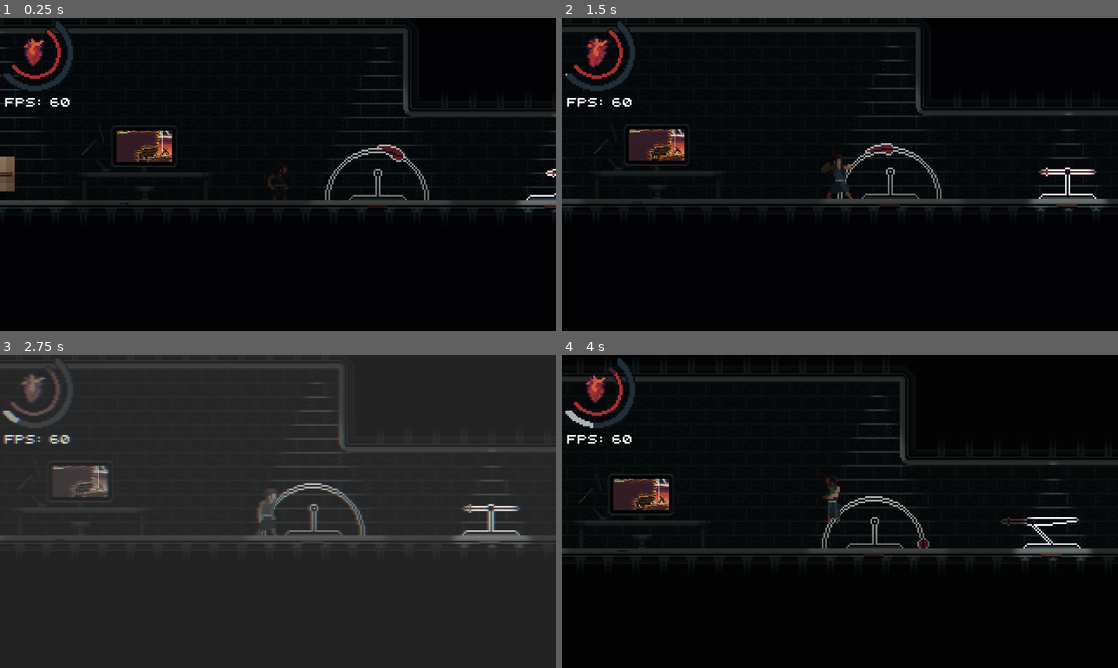
Above: before the commit, frames 1-4 (two rows, left to right).
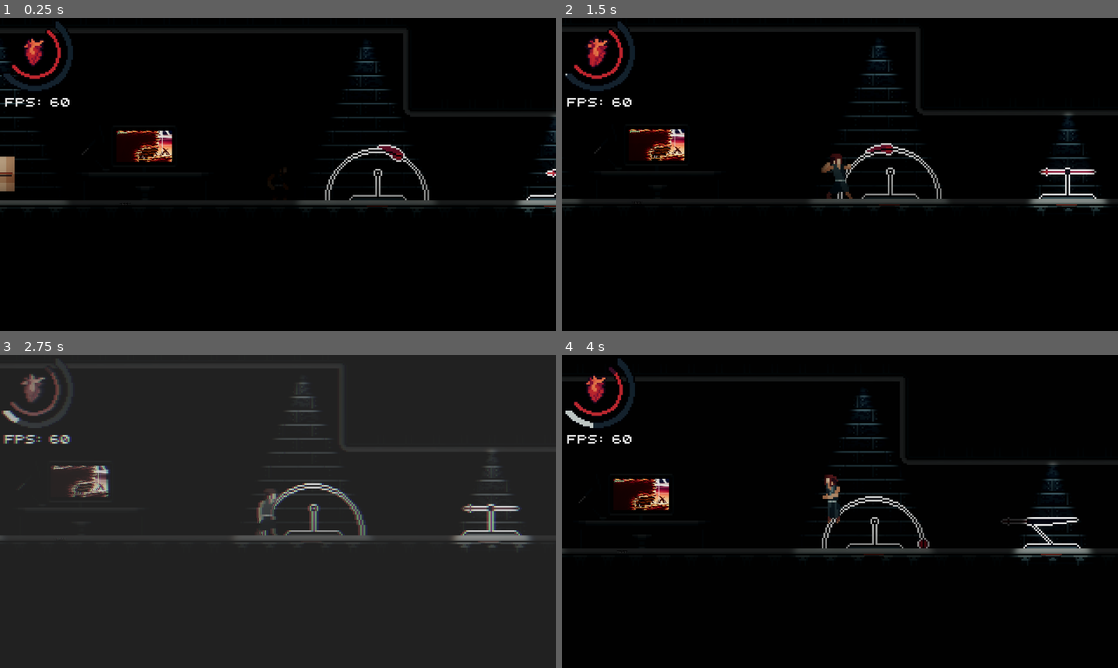
Above: after the commit, the same moments.

Repository: knowdawg/LittleHacker
Game: Godot game, scene res://Levels/TestLevels/eviremental_test.tscn
The game is run twice, just before and just after one commit, with the same random seed, the same clock (stepped at 60 frames per second) and the same inputs.
Inputs (mouse positions are in pixels of both pictures, inside the frame that each line leads up to):
- Up to frame 1 (0.25 s): no input
- Up to frame 2 (1.5 s): tap Enter (SubmitTerminal) at 0.5 s; move the mouse to (962, 158) at 0.52 s; hold D (Right) 0.53-1.25 s; tap / (Terminal) at 0.6 s; click (962, 158) at 0.67 s; tap Space (Jump) at 0.77 s; drag from (728, 190) to (812, 237) at 1.27 s
- Up to frame 3 (2.75 s): move the mouse to (333, 442) at 2.02 s; hold D (Right) from 2.03 s (still down); tap E (Grapple) at 2.1 s; tap / (Terminal) at 2.3 s
- Up to frame 4 (4 s): release D (Right) at 2.75 s; drag from (812, 574) to (639, 492) at 2.77 s; move the mouse to (1006, 558) at 3.52 s; hold A (Left) from 3.53 s (still down); tap Middle mouse button (LockOn) at 3.6 s; tap Space (Jump) at 3.77 s; tap / (Terminal) at 3.8 s

The runs differ from the first frame. In frame 1, 1.9% of the frame differs, in the area x 0-100%, y 4-62%; in frame 2, 1.8%; in frame 3, 0.5%; in frame 4, 1.9%.

Commit message:
more slight optimisations to little game

Diff:
--- a/BigPlayer/big_player.tscn
+++ b/BigPlayer/big_player.tscn
@@ -1446,6 +1446,7 @@
 [node name="ShadowNormalDualLight" parent="." instance=ExtResource("36_d0s3x")]
 visible = false
 texture = ExtResource("37_nv3v6")
+height = null
 layer = 0
 lightsToUse = null
 
--- a/Classes/Game.gd
+++ b/Classes/Game.gd
@@ -9,6 +9,24 @@
 ########
 var inLittleGame : bool = false
 var inBigGame : bool = true
+signal enterBigGame
+signal exitBigGame
+signal enterLittleGame
+signal exitLittleGame
+
+func setGameStatus(littleGame : bool, bigGame : bool):
+	if littleGame != inLittleGame:
+		inLittleGame = littleGame
+		if inLittleGame == true:
+			enterLittleGame.emit()
+		else:
+			exitLittleGame.emit()
+	if bigGame != inBigGame:
+		inBigGame = bigGame
+		if inBigGame == true:
+			enterBigGame.emit()
+		else:
+			exitBigGame.emit()
 ########
 
 #Big Level
--- /dev/null
+++ b/Classes/GameWorldEnvirement/game_world_envirement.gd
@@ -0,0 +1,7 @@
+extends WorldEnvironment
+
+func setEnvironment(e : Environment):
+	environment = e
+
+func clearEnvironment():
+	environment = null
--- /dev/null
+++ b/Classes/GameWorldEnvirement/game_world_envirement.tscn
@@ -0,0 +1,6 @@
+[gd_scene load_steps=2 format=3 uid="uid://pk4dsca7x2m4"]
+
+[ext_resource type="Script" uid="uid://dh3sp53ehgy5d" path="res://Classes/GameWorldEnvirement/game_world_envirement.gd" id="1_h8rby"]
+
+[node name="GameWorldEnvirement" type="WorldEnvironment"]
+script = ExtResource("1_h8rby")
--- a/Classes/SubviewportSetRenderTarget.gd
+++ b/Classes/SubviewportSetRenderTarget.gd
@@ -2,5 +2,18 @@
 
 @export var renderTarget : UpdateMode = UpdateMode.UPDATE_ONCE
 
+@export var fps := 20.0
+
+var t = 0.0
+func _process(delta: float) -> void:
+	if renderTarget == UpdateMode.UPDATE_ALWAYS or renderTarget == UpdateMode.UPDATE_WHEN_VISIBLE:
+		t += delta
+		var frame : float = 1.0 / fps
+		if t >= frame:
+			render_target_update_mode = SubViewport.UPDATE_ONCE
+			t -= frame
+
+
 func _ready() -> void:
 	render_target_update_mode = renderTarget
+	t = randf_range(0, 1.0 / fps)
--- a/Components/ShadowNormalDualLight/shadow_normal_dual_light.gd
+++ b/Components/ShadowNormalDualLight/shadow_normal_dual_light.gd
@@ -27,6 +27,9 @@
 	%Shadows.offset = offset
 	%Normal.offset = offset
 
+	%Shadows.height = height
+	%Normal.height = height
+
 	%Shadows.range_layer_min = layer
 	%Shadows.range_layer_max = layer
 	%Normal.range_layer_min = layer
@@ -37,6 +40,7 @@
 @export var energy : float = 1.0
 @export var color : Color = Color.WHITE
 @export var offset : Vector2 = Vector2.ZERO
+@export var height : float = 0.0
 @export var layer : int = 0
 
 enum lights {Shadows, Normal, Both = -1}
--- a/Components/ShadowNormalDualLight/shadow_normal_dual_light.tscn
+++ b/Components/ShadowNormalDualLight/shadow_normal_dual_light.tscn
@@ -4,7 +4,7 @@
 
 [node name="ShadowNormalDualLight" type="Node2D"]
 script = ExtResource("1_1viiu")
-layer = null
+height = null
 
 [node name="Shadows" type="PointLight2D" parent="."]
 unique_name_in_owner = true
--- /dev/null
+++ b/Levels/DefaultLevel/DefaultBigLevel.gd
@@ -0,0 +1,13 @@
+extends Node2D
+
+@export var environment : Environment
+
+func _ready() -> void:
+	Game.enterBigGame.connect(setEnvirement)
+	setEnvirement()
+
+func setEnvirement():
+	if environment:
+		GameWorldEnvirement.setEnvironment(environment)
+	else:
+		GameWorldEnvirement.clearEnvironment()
--- a/Levels/StarweepCrater/Levels/starweep_crater.tscn
+++ b/Levels/StarweepCrater/Levels/starweep_crater.tscn
@@ -1,6 +1,7 @@
-[gd_scene load_steps=153 format=3 uid="uid://cb2mgf3vv8ptm"]
+[gd_scene load_steps=154 format=3 uid="uid://cb2mgf3vv8ptm"]
 
 [ext_resource type="Script" uid="uid://ccci0j2aa7wf7" path="res://Levels/TestLevels/envirmental_test_sall_level.gd" id="1_4w4bf"]
+[ext_resource type="Environment" uid="uid://dmo71rg36b37b" path="res://Objects/WorldEnvierments/StarweepWorldEnvierment.tres" id="2_w31va"]
 [ext_resource type="PackedScene" uid="uid://n2q3tqtenc73" path="res://Objects/WorldObjects/StarfallDecoration/starfall_shader.tscn" id="4_qqksi"]
 [ext_resource type="Shader" uid="uid://cy6dggw61fpd6" path="res://Assets/Shaders/Textures/starfall_shader.gdshader" id="5_1x65e"]
 [ext_resource type="Gradient" uid="uid://brnbs06x4a1b0" path="res://Palletes/StarfallRedPallete.tres" id="6_53fi3"]
@@ -794,6 +795,7 @@
 lighting = NodePath("SoftLighting")
 backgroundGradient = SubResource("GradientTexture2D_hyfn1")
 backgroundContainers = [NodePath("VeryFar/SubViewportContainer"), NodePath("Far/SubViewportContainer"), NodePath("Mediu …(293 unchanged characters)…
+environment = ExtResource("2_w31va")
 
 [node name="CanvasLayer" type="CanvasLayer" parent="."]
 layer = -1
@@ -822,6 +824,8 @@
 sdf_oversize = 0
 sdf_scale = 0
 size = Vector2i(1024, 512)
+script = ExtResource("6_mbqal")
+renderTarget = 4
 
 [node name="SandstoneEnvirement" parent="Main" instance=ExtResource("14_arq7e")]
 
--- a/Levels/StarweepCrater/Levels/upper_starweep_crater.tscn
+++ b/Levels/StarweepCrater/Levels/upper_starweep_crater.tscn
@@ -1,6 +1,7 @@
-[gd_scene load_steps=77 format=3 uid="uid://bx7i5q252gya5"]
+[gd_scene load_steps=78 format=3 uid="uid://bx7i5q252gya5"]
 
 [ext_resource type="Script" uid="uid://ccci0j2aa7wf7" path="res://Levels/TestLevels/envirmental_test_sall_level.gd" id="1_d1l05"]
+[ext_resource type="Environment" uid="uid://dmo71rg36b37b" path="res://Objects/WorldEnvierments/StarweepWorldEnvierment.tres" id="2_eg4k2"]
 [ext_resource type="PackedScene" uid="uid://dd8erj16sujy" path="res://Objects/WorldObjects/Clouds/clouds.tscn" id="2_oi261"]
 [ext_resource type="PackedScene" uid="uid://rkf2bgau1n04" path="res://Objects/ShaderObjects/soft_lighting.tscn" id="2_y7qh8"]
 [ext_resource type="Shader" uid="uid://21epj0fbrdnh" path="res://Assets/Shaders/Textures/clouds.gdshader" id="3_k3ysf"]
@@ -312,6 +313,7 @@
 lighting = NodePath("SoftLighting")
 backgroundGradient = SubResource("GradientTexture2D_t8d8q")
 backgroundContainers = [NodePath("Paralax/VeryFar/SubViewportContainer"), NodePath("Paralax/Far/SubViewportContainer"), …(255 unchanged characters)…
+environment = ExtResource("2_eg4k2")
 
 [node name="Background" type="CanvasLayer" parent="."]
 layer = -1
@@ -498,10 +500,15 @@
 [node name="Wind" parent="." instance=ExtResource("11_eg4k2")]
 
 [node name="Main" type="SubViewport" parent="."]
-transparent_bg = true
+disable_3d = true
+transparent_bg = true
+handle_input_locally = false
+gui_disable_input = true
 sdf_oversize = 0
 sdf_scale = 0
 size = Vector2i(1000, 720)
+script = ExtResource("4_dsaaq")
+renderTarget = 2
 
 [node name="UpperStarweepCrater" parent="Main" instance=ExtResource("4_4uj70")]
 
--- a/Levels/TestLevels/envirmental_test_sall_level.gd
+++ b/Levels/TestLevels/envirmental_test_sall_level.gd
@@ -29,6 +29,11 @@
 @export var backgroundGradient : GradientTexture2D
 @export var backgroundContainers : Array[SubViewportContainer] = []
 @export_tool_button("Set Backround Gradients", "Callable") var setGradientFog = setFog
+@export_subgroup("WorldEnvironment")
+@export var environment : Environment
+
+func _ready() -> void:
+	Game.enterLittleGame.connect(setEnvirement)
 
 #Called by SceneTransitionManager When the level is ready
 func initializeLevel(sceneData : SceneSwitchData) -> void:
@@ -71,6 +76,13 @@
 		b.material.set_shader_parameter("fog", backgroundGradient)
 
 
+func setEnvirement():
+	if environment:
+		GameWorldEnvirement.setEnvironment(environment)
+	else:
+		GameWorldEnvirement.clearEnvironment()
+
+
 func addProjectile(projectile):
 	projectileSpawnNode.add_child(projectile)
 
--- a/Levels/TestLevels/eviremental_test.tscn
+++ b/Levels/TestLevels/eviremental_test.tscn
@@ -1,7 +1,9 @@
-[gd_scene load_steps=15 format=3 uid="uid://dlfxfm3ebd5n7"]
+[gd_scene load_steps=18 format=3 uid="uid://dlfxfm3ebd5n7"]
 
 [ext_resource type="Texture2D" uid="uid://fno00145fuo4" path="res://Assets/Sprites/EnvirmentTextures/CarcassOfCreation/CarcassOfCreationBleakSetting5.png" id="1_40igy"]
 [ext_resource type="PackedScene" uid="uid://c3bd14h6powqs" path="res://Objects/WorldObjects/Tilemaps/metal_plates_background.tscn" id="1_42e3u"]
+[ext_resource type="Script" uid="uid://boelaba6mmjlw" path="res://Levels/DefaultLevel/DefaultBigLevel.gd" id="1_hhefg"]
+[ext_resource type="Environment" uid="uid://bdw01fcnpxl25" path="res://Objects/WorldEnvierments/TerminalRoomWorldEnvirment.tres" id="2_fs2ln"]
 [ext_resource type="Texture2D" uid="uid://cr2lxc84docfv" path="res://Assets/Sprites/EnvirmentTextures/CarcassOfCreation/CarcassOfCreationBleakSetting4.png" id="2_r2q2l"]
 [ext_resource type="Texture2D" uid="uid://dn63pli4h4pa" path="res://Assets/Sprites/EnvirmentTextures/CarcassOfCreation/CarcassOfCreationBleakSetting3.png" id="3_rfoos"]
 [ext_resource type="PackedScene" uid="uid://cirxwk2d3306d" path="res://BigPlayer/big_player.tscn" id="3_yyfki"]
@@ -14,9 +16,12 @@
 [ext_resource type="Texture2D" uid="uid://daqikqdcqw7ne" path="res://Assets/Sprites/EnvirmentTextures/CarcassOfCreation/CarcassOfCreationBleakSetting1.png" id="11_ksyuk"]
 [ext_resource type="PackedScene" uid="uid://dvjxs21wp267s" path="res://Components/ShadowNormalDualLight/shadow_normal_dual_light.tscn" id="12_r2q2l"]
 [ext_resource type="Texture2D" uid="uid://bfij4l1kiyk57" path="res://Assets/Sprites/DirectionalGradient.png" id="13_rfoos"]
+[ext_resource type="PackedScene" uid="uid://dek8hjta7fnhu" path="res://Objects/WorldEnvierments/TerminalRoomWorldEnvirment.tscn" id="15_ksyuk"]
 
 [node name="EvirementalTest" type="Node2D"]
 texture_filter = 1
+script = ExtResource("1_hhefg")
+environment = ExtResource("2_fs2ln")
 
 [node name="CanvasLayer" type="CanvasLayer" parent="."]
 layer = -103
@@ -37,6 +42,7 @@
 texture = ExtResource("5_41ytb")
 energy = 2.0
 color = Color(0.643137, 0.866667, 0.858824, 1)
+height = 0.0
 layer = -103
 lightsToUse = 1
 
@@ -80,6 +86,7 @@
 texture = ExtResource("5_41ytb")
 energy = 3.0
 color = Color(0.647059, 0.188235, 0.188235, 1)
+height = 0.0
 layer = -101
 lightsToUse = 1
 
@@ -89,6 +96,7 @@
 texture = ExtResource("5_41ytb")
 energy = 0.7
 color = Color(0.647059, 0.188235, 0.188235, 1)
+height = 0.0
 layer = -101
 lightsToUse = 1
 
@@ -97,6 +105,7 @@
 scale = Vector2(0.5, 2)
 texture = ExtResource("5_41ytb")
 color = Color(0.643137, 0.866667, 0.858824, 1)
+height = 0.0
 layer = -101
 lightsToUse = 1
 
@@ -105,6 +114,7 @@
 scale = Vector2(0.5, 2)
 texture = ExtResource("5_41ytb")
 color = Color(0.643137, 0.866667, 0.858824, 1)
+height = 0.0
 layer = -101
 lightsToUse = 1
 
@@ -175,26 +185,34 @@
 scale = Vector2(5, 5)
 texture = ExtResource("5_41ytb")
 color = Color(0.647059, 0.188235, 0.188235, 1)
-layer = 0
+height = 0.0
 lightsToUse = 1
 
 [node name="ShadowNormalDualLight" parent="." instance=ExtResource("12_r2q2l")]
-position = Vector2(147, -93)
-texture = ExtResource("13_rfoos")
-offset = Vector2(0, 55)
-layer = 0
+position = Vector2(139, -91)
+texture = ExtResource("13_rfoos")
+offset = Vector2(0, 55)
+height = 10.0
 
 [node name="ShadowNormalDualLight2" parent="." instance=ExtResource("12_r2q2l")]
 position = Vector2(248, -47)
 texture = ExtResource("13_rfoos")
 offset = Vector2(0, 55)
-layer = 0
+height = 10.0
 
 [node name="ShadowNormalDualLight3" parent="." instance=ExtResource("12_r2q2l")]
-position = Vector2(-72, -94)
-texture = ExtResource("13_rfoos")
-offset = Vector2(0, 55)
-layer = 0
+position = Vector2(-73, -92)
+texture = ExtResource("13_rfoos")
+offset = Vector2(0, 55)
+height = 10.0
+
+[node name="RedLight" parent="." instance=ExtResource("12_r2q2l")]
+position = Vector2(-541, -239)
+scale = Vector2(5, 5)
+texture = ExtResource("5_41ytb")
+energy = 2.0
+color = Color(0.647059, 0.188235, 0.188235, 1)
+height = -100.0
 
 [node name="ShadowNormalDualLight4" parent="." instance=ExtResource("12_r2q2l")]
 visible = false
@@ -202,4 +220,6 @@
 rotation = 2.39442
 texture = ExtResource("13_rfoos")
 offset = Vector2(0, 55)
-layer = 0
+height = 0.0
+
+[node name="TerminalRoomWorldEnvirment" parent="." instance=ExtResource("15_ksyuk")]
--- a/Objects/LittleGameTerminal/LittleGameTerminal.gd
+++ b/Objects/LittleGameTerminal/LittleGameTerminal.gd
@@ -14,8 +14,7 @@
 		return
 
 	active = true
-	Game.inLittleGame = true
-	Game.inBigGame = false
+	Game.setGameStatus(true, false)
 
 	if !Game.doesBigPlayerExist():
 		printerr("No Big Player Found When Starting Terminal")
@@ -39,8 +38,7 @@
 
 func leaveLittleGame():
 	active = false
-	Game.inLittleGame = false
-	Game.inBigGame = true
+	Game.setGameStatus(false, true)
 	if Game.doesBigCameraExist():
 		Game.bigCamera.reset()
 	if Game.doesBigPlayerExist():
--- a/Objects/LittleGameTerminal/LittleGameTerminal.tscn
+++ b/Objects/LittleGameTerminal/LittleGameTerminal.tscn
@@ -162,6 +162,7 @@
 gui_disable_input = true
 sdf_scale = 2
 size = Vector2i(1280, 720)
+render_target_update_mode = 4
 script = ExtResource("2_g0xku")
 fadeAnimator = NodePath("AnimationPlayer")
 
@@ -214,6 +215,7 @@
 visible = false
 texture = SubResource("GradientTexture2D_mueyt")
 color = Color(1, 0.588235, 0.588235, 1)
+height = 0.0
 
 [connection signal="animation_finished" from="GameContainer/LittleLevelViewport/AnimationPlayer" to="GameContainer/LittleLevelViewport" method="_on_animation_player_animation_finished"]
 [connection signal="onDeSelect" from="InteractableArea" to="." method="_on_interactable_area_on_de_select"]
--- /dev/null
+++ b/Objects/WorldEnvierments/StarweepWorldEnvierment.tres
@@ -0,0 +1,18 @@
+[gd_resource type="Environment" load_steps=3 format=3 uid="uid://dmo71rg36b37b"]
+
+[sub_resource type="Gradient" id="Gradient_fhqyc"]
+colors = PackedColorArray(0, 0, 0.0392157, 1, 1, 0.941176, 0.901961, 1)
+
+[sub_resource type="GradientTexture1D" id="GradientTexture1D_cbcc5"]
+gradient = SubResource("Gradient_fhqyc")
+
+[resource]
+background_mode = 3
+tonemap_mode = 1
+tonemap_exposure = 0.7
+tonemap_white = 0.7
+glow_intensity = 2.0
+glow_strength = 0.3
+glow_bloom = 0.5
+glow_blend_mode = 0
+adjustment_color_correction = SubResource("GradientTexture1D_cbcc5")
--- a/Objects/WorldEnvierments/StarweepWorldEnvierment.tscn
+++ b/Objects/WorldEnvierments/StarweepWorldEnvierment.tscn
@@ -1,22 +1,6 @@
-[gd_scene load_steps=4 format=3 uid="uid://cncanuof8iw4r"]
+[gd_scene load_steps=2 format=3 uid="uid://cncanuof8iw4r"]
 
-[sub_resource type="Gradient" id="Gradient_fhqyc"]
-colors = PackedColorArray(0, 0, 0.0392157, 1, 1, 0.941176, 0.901961, 1)
-
-[sub_resource type="GradientTexture1D" id="GradientTexture1D_cbcc5"]
-gradient = SubResource("Gradient_fhqyc")
-
-[sub_resource type="Environment" id="Environment_fnfoe"]
-background_mode = 3
-tonemap_mode = 1
-tonemap_exposure = 0.7
-tonemap_white = 0.7
-glow_intensity = 0.03
-glow_strength = 1.26
-glow_bloom = 0.22
-glow_blend_mode = 0
-glow_hdr_scale = 0.0
-adjustment_color_correction = SubResource("GradientTexture1D_cbcc5")
+[ext_resource type="Environment" uid="uid://dmo71rg36b37b" path="res://Objects/WorldEnvierments/StarweepWorldEnvierment.tres" id="1_t0v8r"]
 
 [node name="StarweepWorldEnvierment" type="WorldEnvironment"]
-environment = SubResource("Environment_fnfoe")
+environment = ExtResource("1_t0v8r")
--- /dev/null
+++ b/Objects/WorldEnvierments/TerminalRoomWorldEnvirment.tres
@@ -0,0 +1,11 @@
+[gd_resource type="Environment" format=3 uid="uid://bdw01fcnpxl25"]
+
+[resource]
+background_mode = 3
+tonemap_mode = 3
+tonemap_exposure = 1.5
+tonemap_white = 16.0
+glow_enabled = true
+glow_normalized = true
+glow_bloom = 0.3
+glow_blend_mode = 0
--- /dev/null
+++ b/Objects/WorldEnvierments/TerminalRoomWorldEnvirment.tscn
@@ -0,0 +1,6 @@
+[gd_scene load_steps=2 format=3 uid="uid://dek8hjta7fnhu"]
+
+[ext_resource type="Environment" uid="uid://bdw01fcnpxl25" path="res://Objects/WorldEnvierments/TerminalRoomWorldEnvirment.tres" id="1_qssfk"]
+
+[node name="TerminalRoomWorldEnvirment" type="WorldEnvironment"]
+environment = ExtResource("1_qssfk")
--- a/project.godot
+++ b/project.godot
@@ -27,6 +27,7 @@
 VelocityBuffer="res://Classes/VelocityBuffer/velocity_buffer.tscn"
 SaveDataManager="*res://Classes/SaveDataManager.gd"
 EnemyPositionManager="*res://Classes/EnemyPositionManager.gd"
+GameWorldEnvirement="*res://Classes/GameWorldEnvirement/game_world_envirement.tscn"
 
 [display]
 
Binary file changed: Assets/Sprites/EnvirmentTextures/CarcassOfCreation/CarcassOfCreationBleakSetting1.png
Not shown, added: Classes/GameWorldEnvirement/game_world_envirement.gd.uid
Not shown, added: Levels/DefaultLevel/DefaultBigLevel.gd.uid
Not shown: 8 places in Levels/StarweepCrater/Levels/upper_starweep_crater.tscn that only renumber resources
